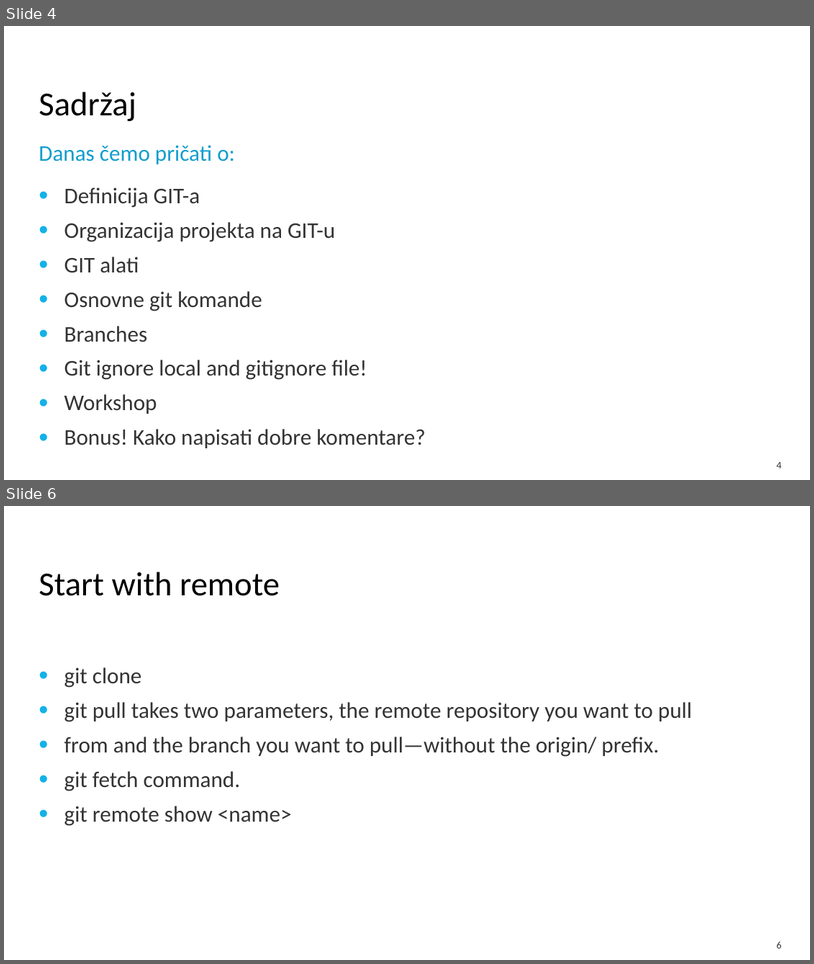
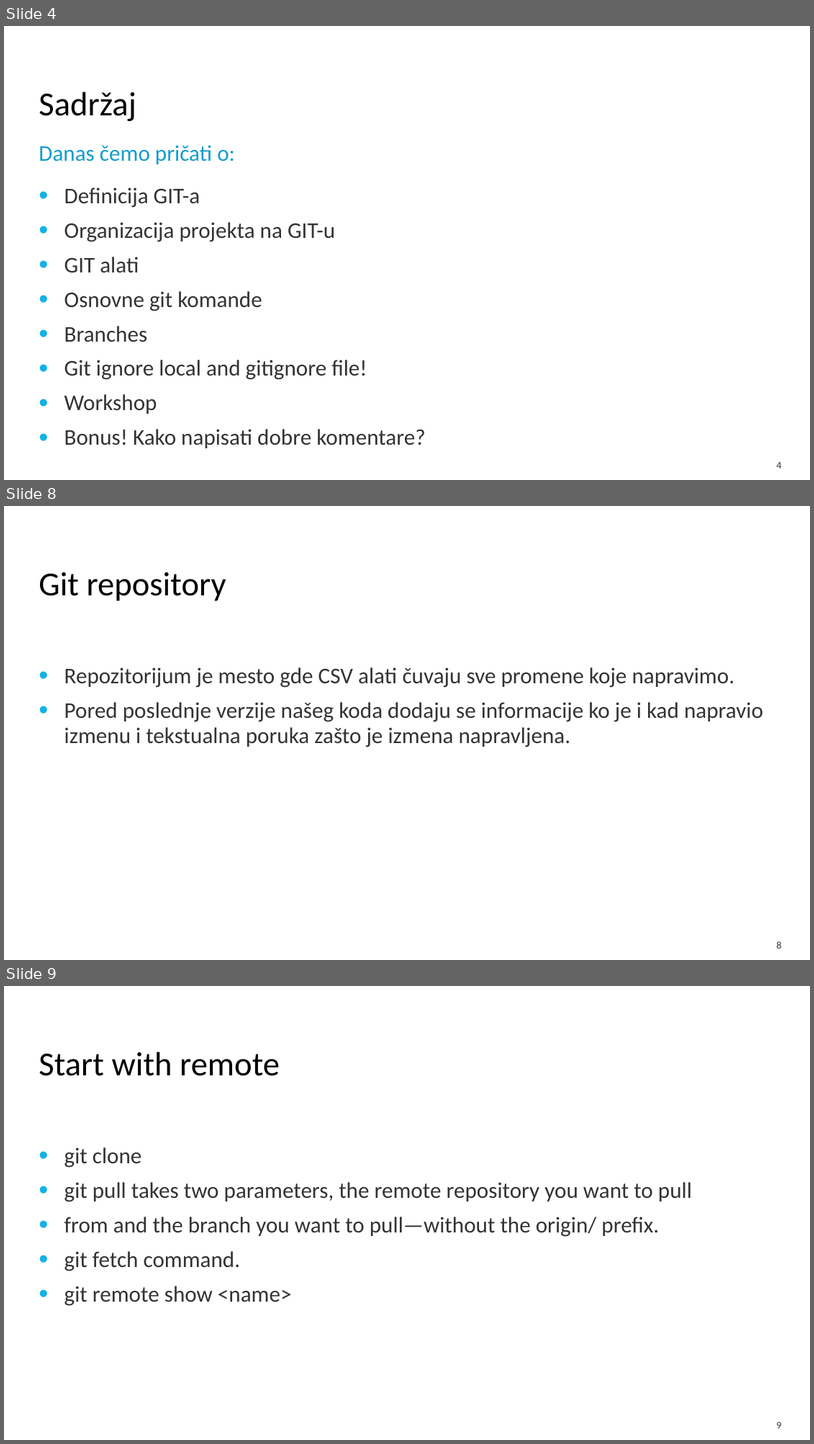
Before and after one commit to javaton/Git-prezentacija, a slide deck: Asseco SEE - CAK - Git intro.pptx. Shown one above the other, each under a label of ours: slides 4 and 6 before the commit, slides 4, 8 and 9 after it; the slides between them are not shown. The pictures are 814x964 and 814x1444 pixels, drawn with LibreOffice and Linux fonts; fonts in the diff are those of the drawing; background and template pictures are left out. Boxes give left, top, right and bottom in pixels: in the first picture for what was removed or moved away, otherwise in the second. Text is boxed around its words. In the diff, an @@ line names an element or a change of style, - is before the commit and + after.

Commit message:
Zapoceto poglavlje o repozitorijumu

```diff
--- a/Asseco SEE - CAK - Git intro.pptx
+++ b/Asseco SEE - CAK - Git intro.pptx
@@ slide 8 added at [4,506,810,960], background #FFFFFF @@
@@ title added at [39,572,226,601], 30 pt, text #000000 @@
+Git repository
@@ text added at [64,667,764,747], 20 pt, text #333333 @@
+• Repozitorijum je mesto gde CSV alati čuvaju sve promene koje napravimo.
+• Pored poslednje verzije našeg koda dodaju se informacije ko je i kad napravio izmenu i tekstualna poruka zašto je izmena napravljena.
@@ page number added at [777,941,782,948], 9 pt, text #333333 @@
+8
@@ what was slide 6 is now slide 9 @@
@@ page number at [777,1422,782,1428]: text changed @@
-6
+9
```
Also in this commit, not shown: 4 slides changed, 4 other slides added, 1 slide removed.
